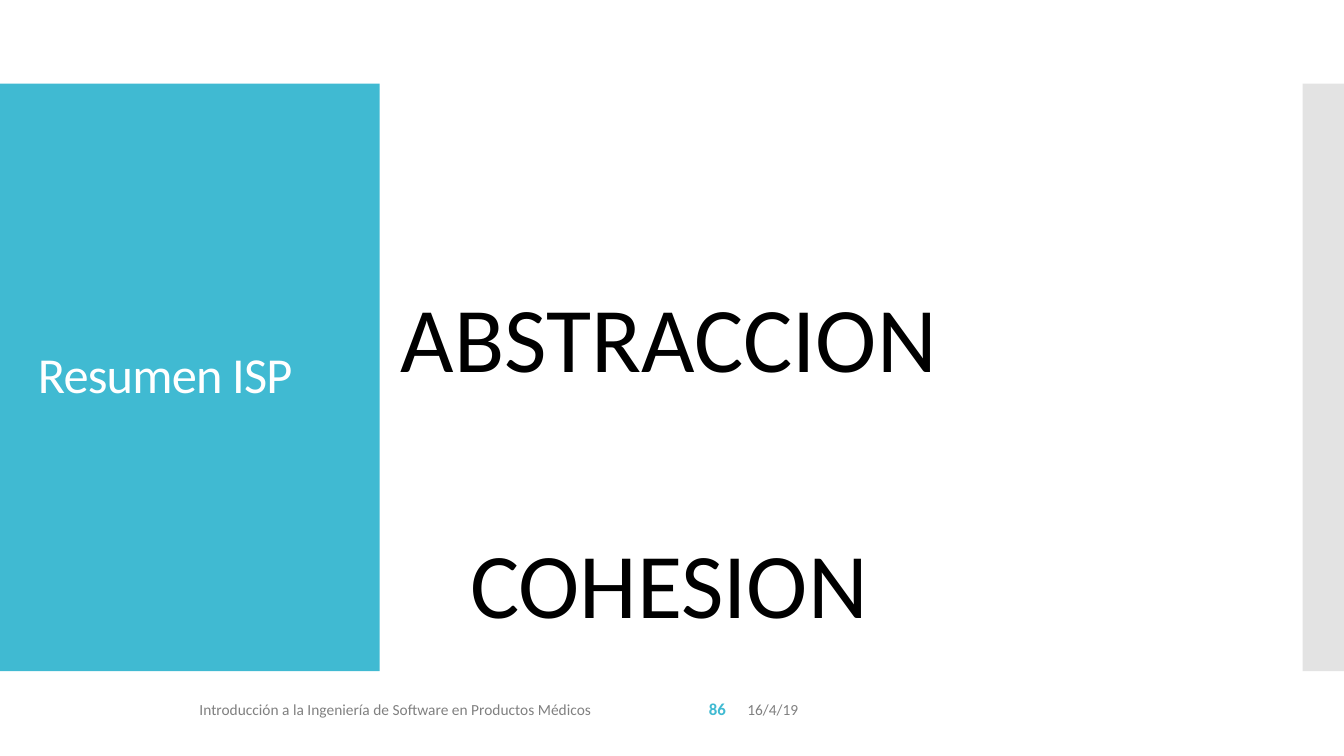
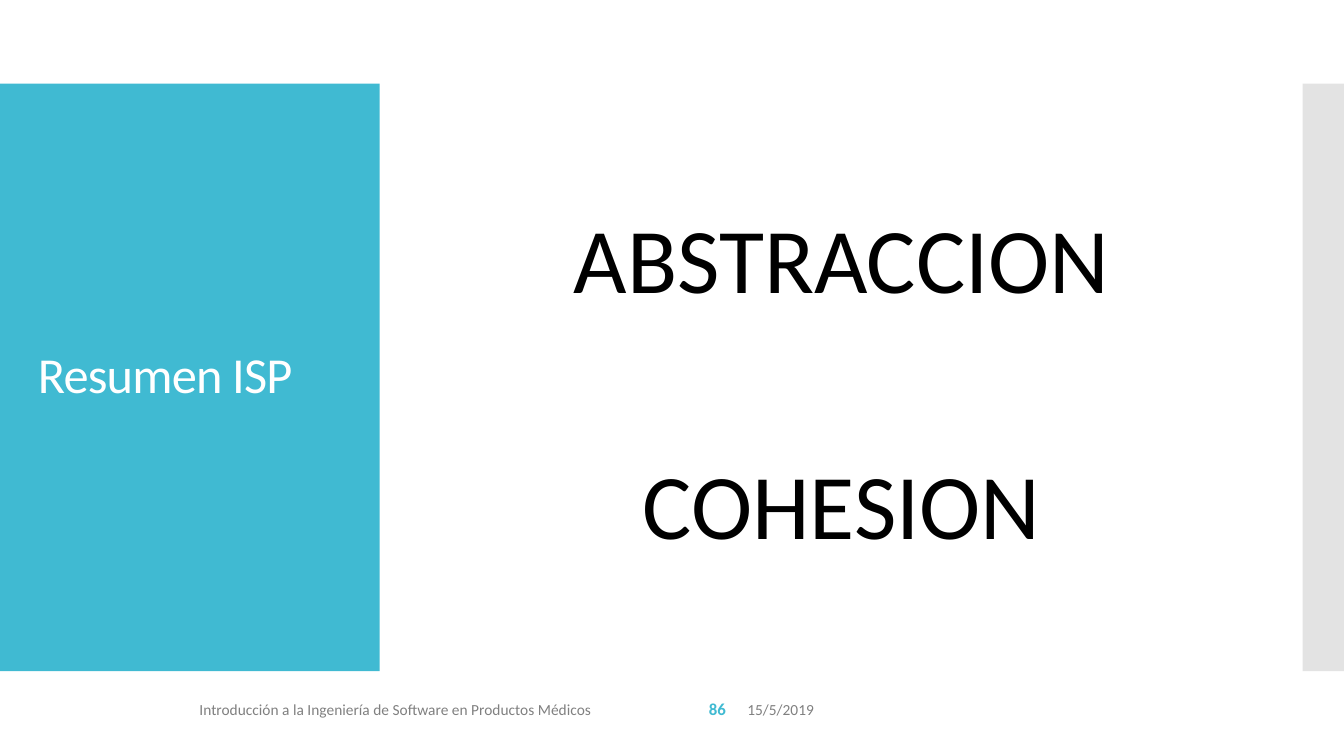
Before and after one commit to vvalotto/IS-en-Sistemas-Embebidos, a slide deck: slide 86 of 04 - IS - Mantenimiento .pptx. Drawn at 1344x756 pixels with LibreOffice and Linux fonts; fonts in the diff are those of the drawing. Boxes give left, top, right and bottom in pixels: in the first picture for what was removed or moved away, otherwise in the second. Text is boxed around its words. In the diff, an @@ line names an element or a change of style, - is before the commit and + after.

```diff
--- a/04 - IS - Mantenimiento .pptx
+++ b/04 - IS - Mantenimiento .pptx
@@ text "ABSTRACCION": place and size @@
-text "ABSTRACCION" at (401,312,937,373)
+text "ABSTRACCION" at (574,233,1110,294)
@@ text "COHESION": place and size @@
-text "COHESION" at (470,558,868,619)
+text "COHESION" at (643,479,1041,540)
@@ text at (747,704,814,716): text changed @@
-16/4/19
+15/5/2019
```
Also in this commit, not shown: 93 other slides changed, 1 slide added, 1 slide removed, 5 other files.
